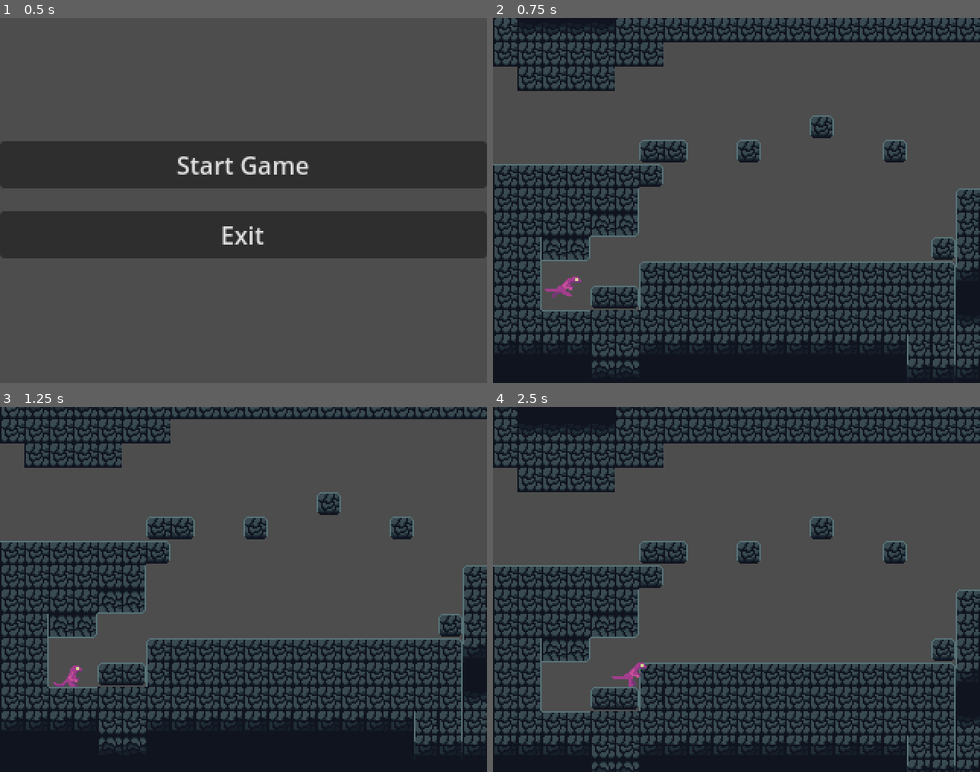
Above: before the commit, frames 1-4 (two rows, left to right).
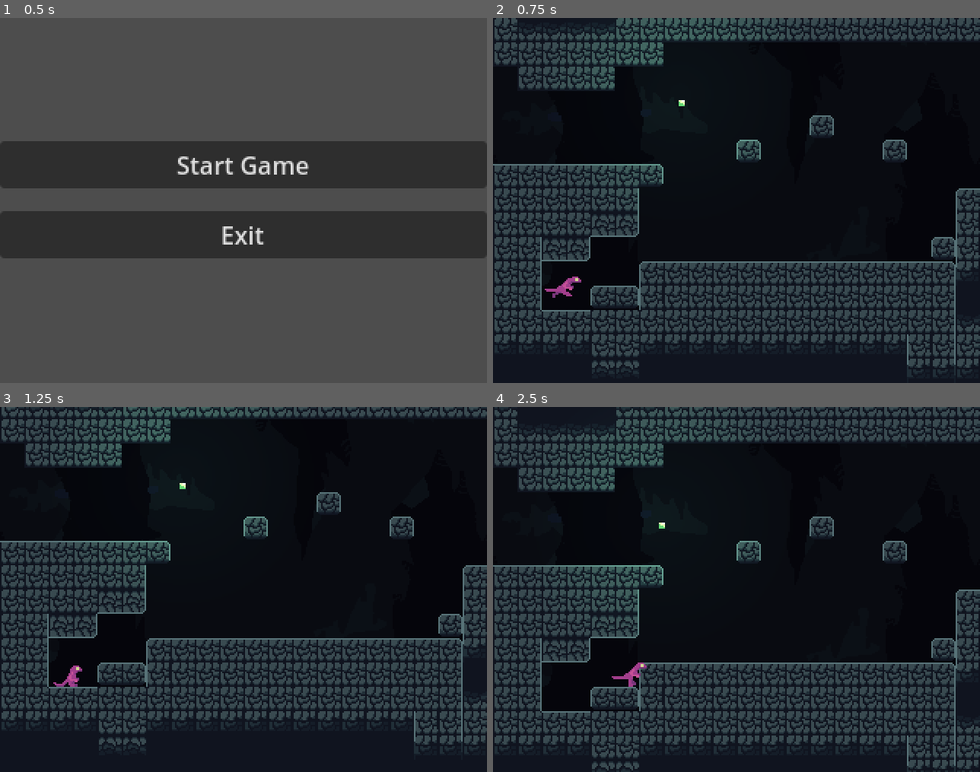
Above: after the commit, the same moments.

Repository: Liakatido/MVM19
Game: Godot game, scene res://scenes/game.tscn
The game is run twice, just before and just after one commit, with the same random seed, the same clock (stepped at 60 frames per second) and the same inputs.
Inputs:
- Up to frame 1 (0.5 s): no input
- Up to frame 2 (0.75 s): click "Start Game" at 0.5 s
- Up to frame 3 (1.25 s): no input
- Up to frame 4 (2.5 s): tap Enter (ui_accept) at 1.25 s; hold X (attack) 1.28-2.03 s; hold Right (right) from 1.28 s (still down); tap Z (jump) at 1.52, 2.27 s; tap C (dash) at 1.55, 2.1 s; tap X (attack) at 2.3 s

Frame 1 is identical in both runs. In frame 2, 49% of the frame differs, in the area x 0-100%, y 1-80%; in frame 3, 49%; in frame 4, 49%.

Commit message:
added lightbug creature, cave background

Diff:
--- /dev/null
+++ b/scenes/creatures/lightbug.gd
@@ -0,0 +1,20 @@
+extends CharacterBody2D
+var moveTo = Vector2()
+var idleTicker = 120
+var rng = RandomNumberGenerator.new()
+
+# Called when the node enters the scene tree for the first time.
+func _ready():
+	rng.randomize()
+
+
+# Called every frame. 'delta' is the elapsed time since the previous frame.
+func _process(delta):
+	if idleTicker < 120:
+		idleTicker += 1
+	else:
+		moveTo.x = rng.randf_range(-1, 1) * 10
+		moveTo.y = rng.randf_range(-1, 1) * 10
+		velocity = moveTo
+		idleTicker = 0
+	move_and_slide()
--- /dev/null
+++ b/scenes/creatures/lightbug.tscn
@@ -0,0 +1,38 @@
+[gd_scene load_steps=6 format=3 uid="uid://euanwexm70yw"]
+
+[ext_resource type="Texture2D" uid="uid://c75bbysctk6s1" path="res://assets/creatures/lightbug.png" id="1_mxshh"]
+[ext_resource type="Script" path="res://scenes/creatures/lightbug.gd" id="1_pqjrx"]
+
+[sub_resource type="Gradient" id="Gradient_uttqb"]
+colors = PackedColorArray(1, 1, 1, 1, 0, 0, 0, 1)
+
+[sub_resource type="GradientTexture2D" id="GradientTexture2D_bifmq"]
+gradient = SubResource("Gradient_uttqb")
+fill = 1
+fill_from = Vector2(0.495413, 0.472477)
+fill_to = Vector2(0.857798, 0.807339)
+
+[sub_resource type="CircleShape2D" id="CircleShape2D_51g0d"]
+radius = 5.09902
+
+[node name="lightbug" type="CharacterBody2D"]
+light_mask = 2
+visibility_layer = 2
+collision_layer = 2
+collision_mask = 2
+motion_mode = 1
+script = ExtResource("1_pqjrx")
+
+[node name="lightbugSprite" type="Sprite2D" parent="."]
+texture = ExtResource("1_mxshh")
+
+[node name="emitter" type="PointLight2D" parent="lightbugSprite"]
+scale = Vector2(3.03, 3)
+color = Color(0.305882, 0.74902, 0.411765, 1)
+energy = 0.9
+texture = SubResource("GradientTexture2D_bifmq")
+
+[node name="lightbugCollison" type="CollisionShape2D" parent="."]
+light_mask = 2
+visibility_layer = 2
+shape = SubResource("CircleShape2D_51g0d")
--- a/scenes/levels/cave/caveSelfLair.tscn
+++ b/scenes/levels/cave/caveSelfLair.tscn
@@ -1,13 +1,24 @@
-[gd_scene load_steps=3 format=3 uid="uid://bd8l3nify8mfu"]
+[gd_scene load_steps=5 format=3 uid="uid://bd8l3nify8mfu"]
 
 [ext_resource type="PackedScene" uid="uid://dy2gbkapxxpro" path="res://scenes/levels/base_level.tscn" id="1_e5lny"]
+[ext_resource type="Texture2D" uid="uid://c5732q3cgouvf" path="res://assets/backgrounds/caves1.png" id="2_daa43"]
 [ext_resource type="PackedScene" uid="uid://djgp1w4sb02ty" path="res://scenes/levels/level_gate.tscn" id="2_dfde7"]
+[ext_resource type="PackedScene" uid="uid://euanwexm70yw" path="res://scenes/creatures/lightbug.tscn" id="3_830w8"]
 
 [node name="caveSelfLair" instance=ExtResource("1_e5lny")]
 
 [node name="TileMap" parent="." index="0"]
 layer_0/name = "Cave Layer 1"
-layer_0/tile_data = PackedInt32Array(65536, 0, 3, 131072, 32 …(4567 unchanged characters)… 0, 3, 1179670, 0, 3, 524304, 196608, 1, 524294, 196608, 0, 524295, 262144, 0, 458765, 196608, 1, 524298, 196608, 1)
+layer_0/tile_data = PackedInt32Array(65536, 0, 3, 131072, 32 …(4567 unchanged characters)… 0, 3, 1179670, 0, 3, 524304, 196608, 1, 458765, 196608, 1, 524298, 196608, 1)
+
+[node name="TextureRect" type="TextureRect" parent="TileMap" index="0"]
+modulate = Color(0.545098, 0.545098, 0.545098, 1)
+z_index = -5
+offset_left = -122.0
+offset_right = 476.0
+offset_bottom = 240.0
+texture = ExtResource("2_daa43")
+stretch_mode = 1
 
 [node name="LevelGate" parent="Gates" index="0" instance=ExtResource("2_dfde7")]
 position = Vector2(0, 192)
@@ -17,7 +28,7 @@
 to_gate = "caveTunnelRight"
 
 [node name="CollisionShape2D" parent="Gates/LevelGate" index="0"]
-position = Vector2(-2.22232, -34.5381)
+position = Vector2(0.740774, -35.4352)
 
 [node name="Marker2D" parent="Gates/LevelGate" index="1"]
 position = Vector2(16.297, -23.773)
@@ -50,6 +61,9 @@
 [node name="Marker2D" parent="Gates/LevelGate3" index="1"]
 position = Vector2(-156.876, 11.308)
 
+[node name="lightbug" parent="." index="2" instance=ExtResource("3_830w8")]
+position = Vector2(125, 102)
+
 [editable path="Gates/LevelGate"]
 [editable path="Gates/LevelGate2"]
 [editable path="Gates/LevelGate3"]
--- a/scenes/levels/tilesets/cave_tileset.tres
+++ b/scenes/levels/tilesets/cave_tileset.tres
@@ -164,7 +164,8 @@
 0:3/0/physics_layer_1/angular_velocity = 0.0
 
 [resource]
-physics_layer_0/collision_layer = 1
+physics_layer_0/collision_layer = 3
+physics_layer_0/collision_mask = 3
 physics_layer_1/collision_layer = 128
 physics_layer_1/collision_mask = 128
 sources/0 = SubResource("TileSetAtlasSource_8hwqp")
--- a/scenes/player/player.tscn
+++ b/scenes/player/player.tscn
@@ -25,6 +25,40 @@
 "transitions": PackedFloat32Array(1),
 "update": 0,
 "values": [Rect2(0, 0, 32, 32)]
+}
+
+[sub_resource type="Animation" id="Animation_5qux8"]
+resource_name = "attack"
+length = 0.15
+step = 0.05
+tracks/0/type = "value"
+tracks/0/imported = false
+tracks/0/enabled = true
+tracks/0/path = NodePath("Sprite2D:region_rect")
+tracks/0/interp = 1
+tracks/0/loop_wrap = true
+tracks/0/keys = {
+"times": PackedFloat32Array(0, 0.05, 0.1),
+"transitions": PackedFloat32Array(1, 1, 1),
+"update": 1,
+"values": [Rect2(0, 128, 32, 32), Rect2(32, 128, 32, 32), Rect2(64, 128, 32, 32)]
+}
+
+[sub_resource type="Animation" id="Animation_oo870"]
+resource_name = "dash"
+length = 0.2
+step = 0.05
+tracks/0/type = "value"
+tracks/0/imported = false
+tracks/0/enabled = true
+tracks/0/path = NodePath("Sprite2D:region_rect")
+tracks/0/interp = 1
+tracks/0/loop_wrap = true
+tracks/0/keys = {
+"times": PackedFloat32Array(0, 0.05, 0.1),
+"transitions": PackedFloat32Array(1, 1, 1),
+"update": 1,
+"values": [Rect2(0, 96, 32, 32), Rect2(32, 96, 32, 32), Rect2(64, 96, 32, 32)]
 }
 
 [sub_resource type="Animation" id="Animation_julyj"]
@@ -95,40 +129,6 @@
 }]
 }
 
-[sub_resource type="Animation" id="Animation_5qux8"]
-resource_name = "attack"
-length = 0.15
-step = 0.05
-tracks/0/type = "value"
-tracks/0/imported = false
-tracks/0/enabled = true
-tracks/0/path = NodePath("Sprite2D:region_rect")
-tracks/0/interp = 1
-tracks/0/loop_wrap = true
-tracks/0/keys = {
-"times": PackedFloat32Array(0, 0.05, 0.1),
-"transitions": PackedFloat32Array(1, 1, 1),
-"update": 1,
-"values": [Rect2(0, 128, 32, 32), Rect2(32, 128, 32, 32), Rect2(64, 128, 32, 32)]
-}
-
-[sub_resource type="Animation" id="Animation_oo870"]
-resource_name = "dash"
-length = 0.2
-step = 0.05
-tracks/0/type = "value"
-tracks/0/imported = false
-tracks/0/enabled = true
-tracks/0/path = NodePath("Sprite2D:region_rect")
-tracks/0/interp = 1
-tracks/0/loop_wrap = true
-tracks/0/keys = {
-"times": PackedFloat32Array(0, 0.05, 0.1),
-"transitions": PackedFloat32Array(1, 1, 1),
-"update": 1,
-"values": [Rect2(0, 96, 32, 32), Rect2(32, 96, 32, 32), Rect2(64, 96, 32, 32)]
-}
-
 [sub_resource type="AnimationLibrary" id="AnimationLibrary_yeykl"]
 _data = {
 "RESET": SubResource("Animation_4dop6"),
Binary file added: assets/backgrounds/caves1.png
Not shown, added: assets/backgrounds/caves1.png.import
Binary file added: assets/creatures/lightbug.png
Not shown, added: assets/creatures/lightbug.png.import
